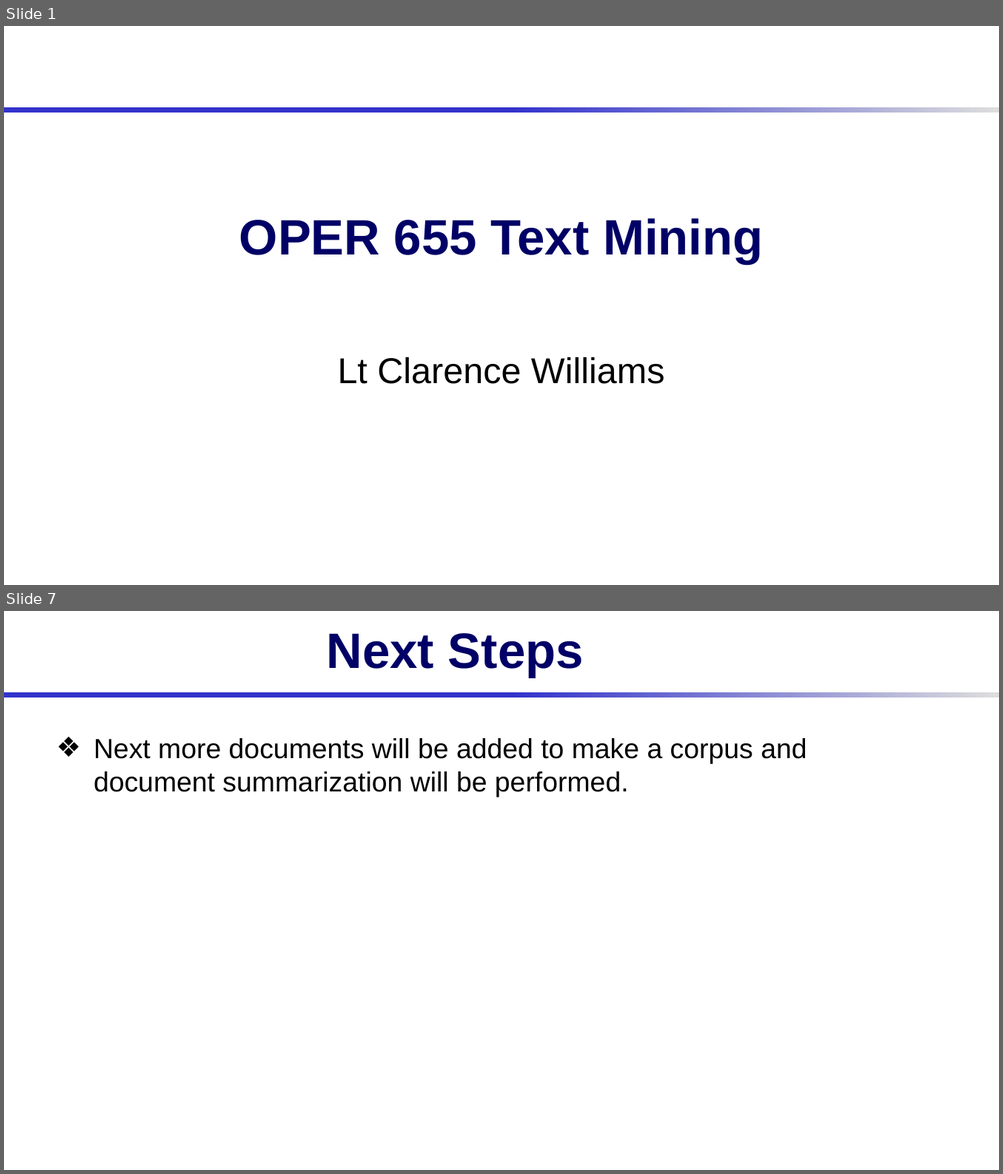
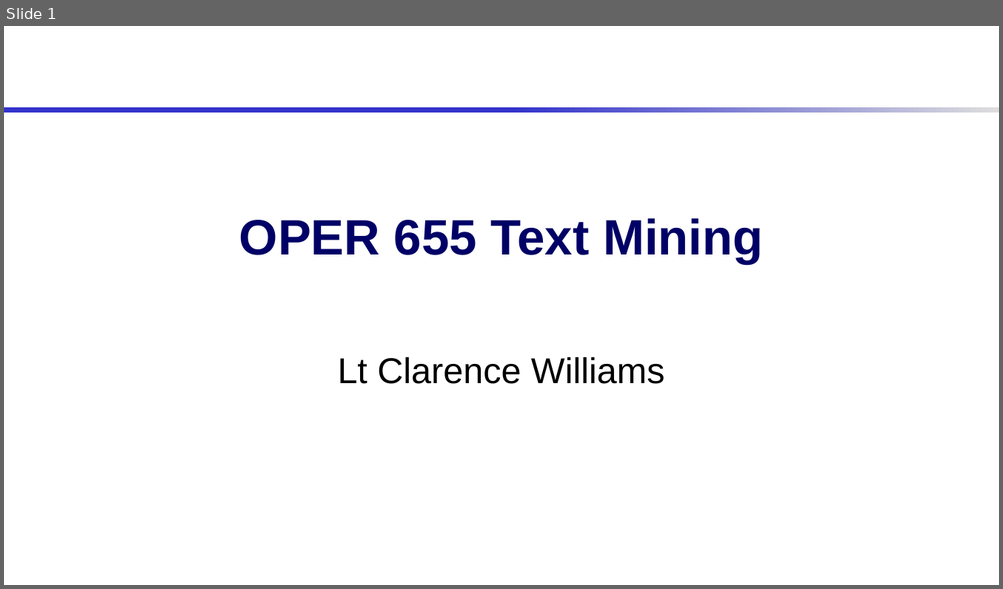
Before and after one commit to AFIT-R/oper655_fa2019, a slide deck: student_project_folders/oper655_fa2019_williams/IPR.pptx. Shown one above the other, each under a label of ours: slides 1 and 7 before the commit, slide 1 after it; the slides between them are not shown. The pictures are 1003x1174 and 1003x589 pixels, drawn with LibreOffice and Linux fonts; fonts in the diff are those of the drawing; background and template pictures are left out. Boxes give left, top, right and bottom in pixels: in the first picture for what was removed or moved away, otherwise in the second. Text is boxed around its words. In the diff, an @@ line names an element or a change of style, - is before the commit and + after.

```diff
--- a/student_project_folders/oper655_fa2019_williams/IPR.pptx
+++ b/student_project_folders/oper655_fa2019_williams/IPR.pptx
@@ slide 7 removed at (4, 611, 999, 1170), background #FFFFFF; not listed: 1 template element that a slide beside it also shows @@
@@ title removed at (327, 633, 583, 677) @@
-Next Steps
@@ text removed at (94, 738, 806, 797) @@
-❖ Next more documents will be added to make a corpus and document summarization will be performed.
```
Also in this commit, not shown: 1 slide changed, 3 slides added, 4 other slides removed.
